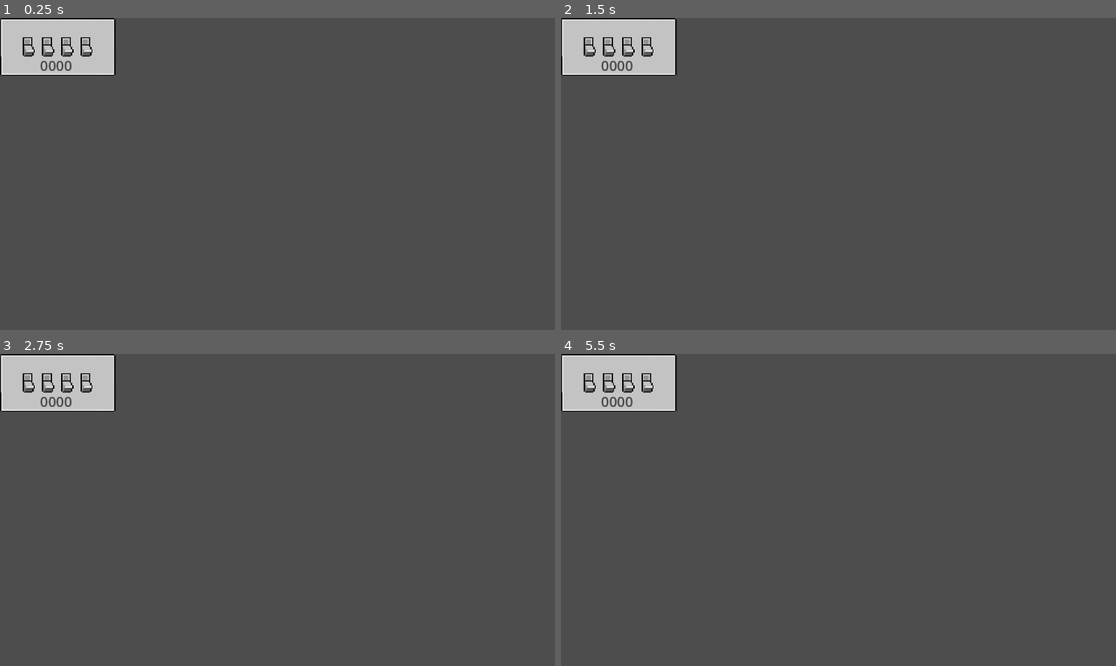
Above: before the commit, frames 1-4 (two rows, left to right).
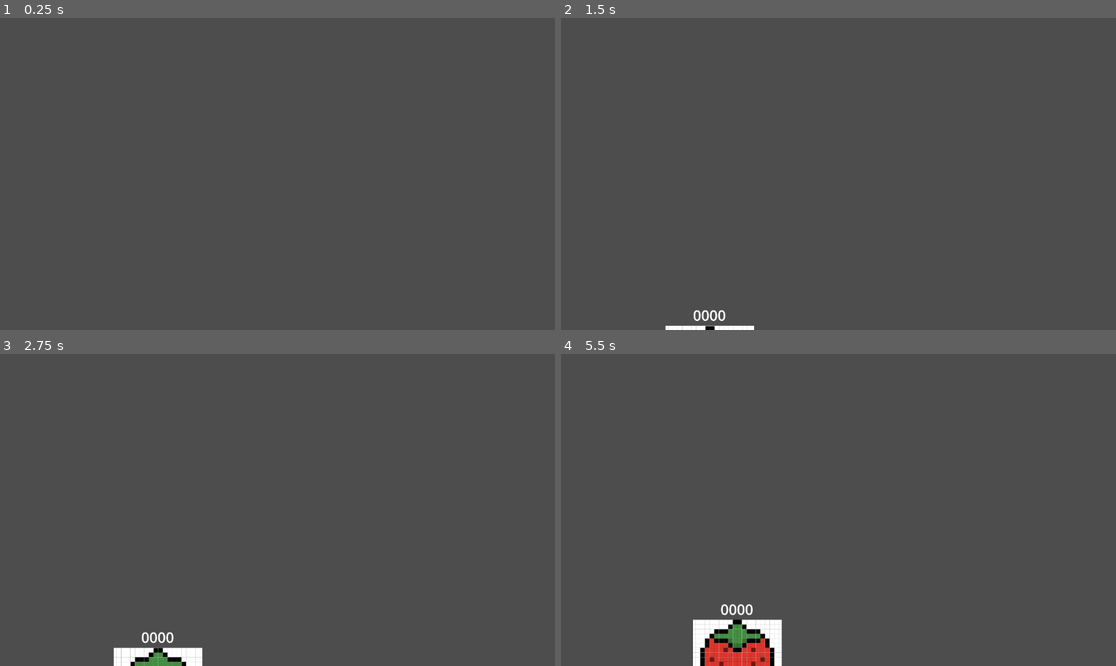
Above: after the commit, the same moments.

Repository: Xtrrae/switch-defense
Game: Godot game, scene res://scenes/game.tscn
Two runs of this game, one before a commit and one after it. Both use one fixed random seed, a clock stepped at 60 frames per second and the inputs below. Before the commit the project starts from res://scenes/input.tscn.
Inputs:
- Up to frame 1 (0.25 s): no input
- Up to frame 2 (1.5 s): tap Enter at 0.5 s
- Up to frame 3 (2.75 s): no input
- Up to frame 4 (5.5 s): no input

The runs differ from the first frame. In frame 1, 3.7% of the frame differs, in the area x 0-21%, y 0-19%; in frame 2, 4.0%; in frame 3, 4.8%; in frame 4, 6.2%, in the area x 0-40%, y 0-100%.

Commit message:
monster moves towards target, point & level system

Diff:
--- a/switch-defence/project.godot
+++ b/switch-defence/project.godot
@@ -11,7 +11,7 @@
 [application]
 
 config/name="switch defence"
-run/main_scene="uid://2gcdsvi1m8id"
+run/main_scene="uid://p5k3gs34bif6"
 config/features=PackedStringArray("4.6", "Forward Plus")
 config/icon="res://icon.svg"
 
--- /dev/null
+++ b/switch-defence/scenes/game.tscn
@@ -0,0 +1,16 @@
+[gd_scene format=3 uid="uid://p5k3gs34bif6"]
+
+[ext_resource type="Script" uid="uid://qbk2w6ii4lvg" path="res://scripts/spawner.gd" id="1_uwrxv"]
+[ext_resource type="PackedScene" uid="uid://ckut456q8gpwj" path="res://scenes/points.tscn" id="2_yqjtg"]
+
+[node name="Node2D" type="Node2D" unique_id=1330494218]
+
+[node name="Spawner" type="Node2D" parent="." unique_id=1149451670]
+script = ExtResource("1_uwrxv")
+
+[node name="Timer" type="Timer" parent="Spawner" unique_id=604119849]
+autostart = true
+
+[node name="Points" parent="." unique_id=2083446943 instance=ExtResource("2_yqjtg")]
+
+[connection signal="timeout" from="Spawner/Timer" to="Spawner" method="_on_timer_timeout"]
--- a/switch-defence/scenes/monster.tscn
+++ b/switch-defence/scenes/monster.tscn
@@ -10,18 +10,20 @@
 script = ExtResource("1_1cbnp")
 
 [node name="MonsterCollision" type="CollisionShape2D" parent="." unique_id=2043104695]
-position = Vector2(92, 136)
+position = Vector2(-1, -4)
 shape = SubResource("RectangleShape2D_c5q2p")
 
 [node name="MonsterSprite" type="Sprite2D" parent="." unique_id=1787697316]
 texture_filter = 1
-position = Vector2(92, 136)
+position = Vector2(-1, -4)
 scale = Vector2(0.3, 0.3)
 texture = ExtResource("2_c47ug")
 
 [node name="DefeatCombinationLabel" type="Label" parent="." unique_id=272376753]
-offset_right = 184.0
-offset_bottom = 42.0
+offset_left = -93.0
+offset_top = -139.0
+offset_right = 91.0
+offset_bottom = -97.0
 theme_override_font_sizes/font_size = 30
 horizontal_alignment = 1
 vertical_alignment = 1
--- /dev/null
+++ b/switch-defence/scenes/points.gd
@@ -0,0 +1,16 @@
+extends Node2D
+
+var points = 0;
+var level = 1;
+
+# Called when the node enters the scene tree for the first time.
+func _ready() -> void:
+	pass # Replace with function body.
+
+
+# Called every frame. 'delta' is the elapsed time since the previous frame.
+func _process(delta: float) -> void:
+	var goalForNextLevel = 1.9 * pow(level + 1, 2) + 12
+	if points >= goalForNextLevel:
+		level += 1;
+		print("leveled up to: ", level, ", points: ", points)
--- /dev/null
+++ b/switch-defence/scenes/points.tscn
@@ -0,0 +1,6 @@
+[gd_scene format=3 uid="uid://ckut456q8gpwj"]
+
+[ext_resource type="Script" uid="uid://bp0ssuy63gsl0" path="res://scenes/points.gd" id="1_qq43p"]
+
+[node name="Points" type="Node2D" unique_id=2083446943]
+script = ExtResource("1_qq43p")
--- a/switch-defence/scripts/monster.gd
+++ b/switch-defence/scripts/monster.gd
@@ -1,8 +1,11 @@
 extends StaticBody2D
 
 var destruction_combination = [0, 0, 0, 0];
+var type = ""; # attack_focused | speed_focused
 var speed = 0;
 var attack = 0;
+
+const target = Vector2(576, 324);
 
 # Called when the node enters the scene tree for the first time.
 func _ready() -> void:
@@ -16,4 +19,6 @@
 
 # Called every frame. 'delta' is the elapsed time since the previous frame.
 func _process(delta: float) -> void:
-	pass
+	var currentX = position.x
+	var currentY = position.y
+	position = position.lerp(target, speed * delta)
--- a/switch-defence/scripts/spawner.gd
+++ b/switch-defence/scripts/spawner.gd
@@ -1,15 +1,15 @@
 extends Node
 
-var wait_time = 3;
-var min_wait_time = 0.3;
+var wait_time = 4;
+const min_wait_time = 1;
 var timer: Timer
 var monster_scene: Resource
+const max_speed = 0.3;
+const max_attack = 25;
 
 # Called when the node enters the scene tree for the first time.
 func _ready() -> void:
 	timer = $Timer
-	timer.one_shot = false
-	timer.wait_time = wait_time
 	monster_scene = load("res://scenes/monster.tscn")
 
 
@@ -21,6 +21,19 @@
 func _on_timer_timeout() -> void:
 	# spawn monster
 	var monster: StaticBody2D = monster_scene.instantiate()
+	var current_level = $"../Points".level
+
+	if randi_range(0, 1) == 0:
+		# speed focused
+		monster.type = "speed_focused"
+		monster.speed = min(.06 * current_level, max_speed)
+		monster.attack = min(current_level, max_attack)
+	else:
+		# attack focused
+		monster.type = "attack_focused"
+		monster.speed = min(.01 * current_level, max_speed)
+		monster.attack = min(4 * current_level, max_attack)
+
 
 	match randi_range(0, 3):
 		0: # top, x: [-100, 1252], y: -100
@@ -33,3 +46,7 @@
 			monster.position = Vector2(randi_range(-100, 1252), 748)
 
 	# set new wait time by level
+	wait_time = max(min_wait_time, wait_time - (current_level / 4))
+	print("new wt: ", wait_time)
+	timer.wait_time = wait_time
+	$"../".add_child(monster)
Binary file added: switch-defence/assets/lightbulb_sprite_sheet.png
Not shown, added: switch-defence/assets/lightbulb_sprite_sheet.png.import
Not shown, added: switch-defence/scenes/points.gd.uid
Not shown, changed: .DS_Store
Not shown, changed: switch-defence/.DS_Store
